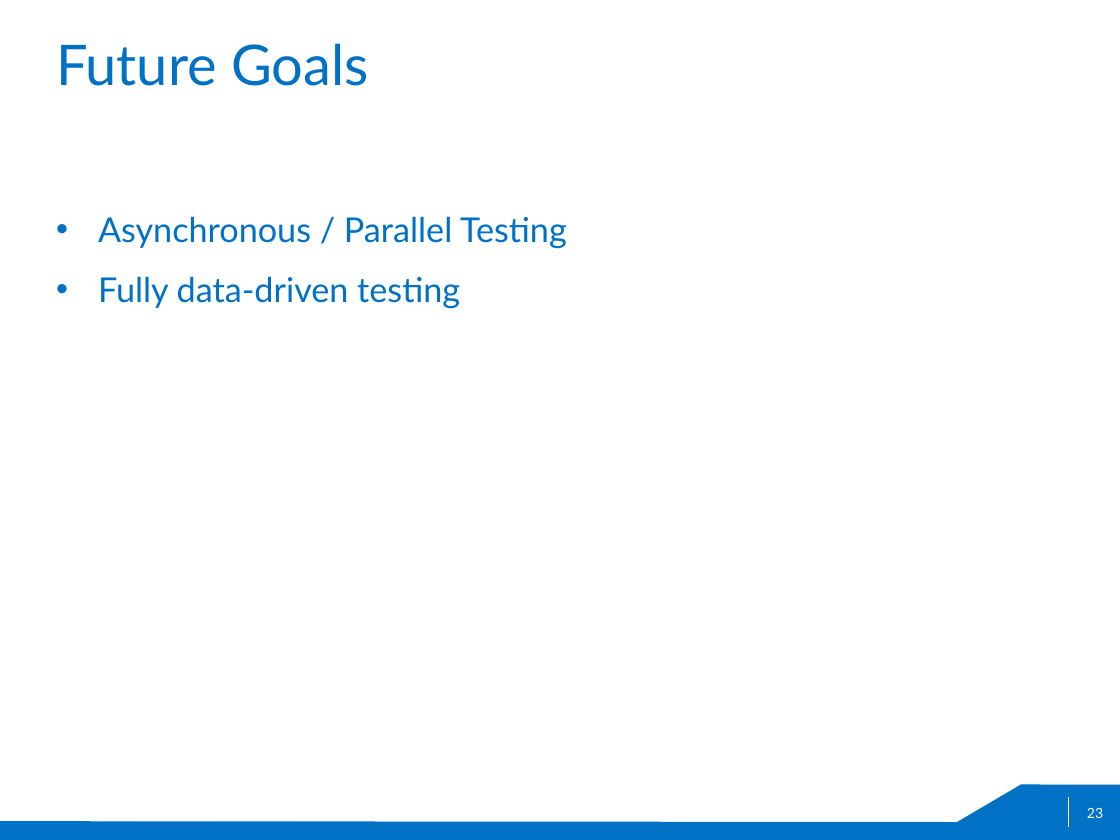
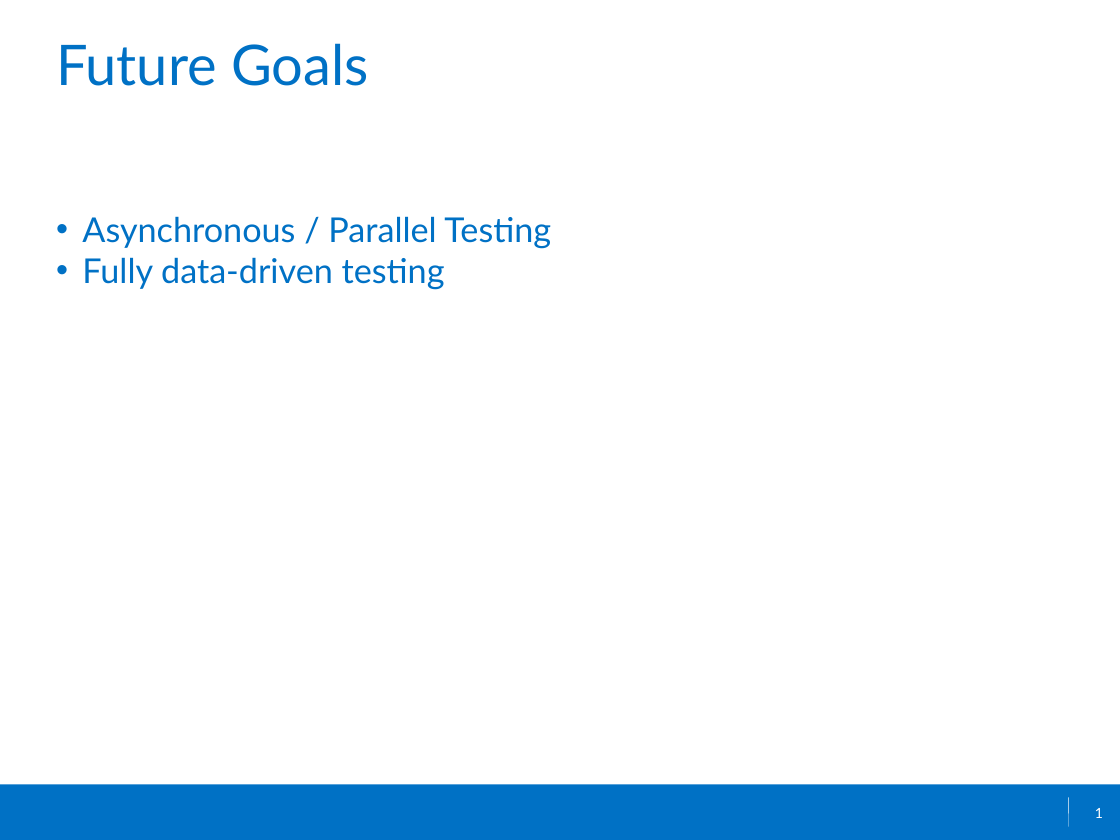
Before and after one commit to chinthakaak/jtest-report-writer, a slide deck: slide 1 of docs/Titanium Automation Architecutre.pptx (slide 23 before the commit). Drawn at 1120x840 pixels with LibreOffice and Linux fonts; fonts in the diff are those of the drawing; background and template pictures are left out. Boxes give left, top, right and bottom in pixels: in the first picture for what was removed or moved away, otherwise in the second. Text is boxed around its words. In the diff, an @@ line names an element or a change of style, - is before the commit and + after.

Commit message:
ppt

```diff
--- a/docs/Titanium Automation Architecutre.pptx
+++ b/docs/Titanium Automation Architecutre.pptx
@@ text "Asynchronous / Parallel Testing" at bbox=[82, 216, 551, 290]: indent changed; less space between paragraphs @@
@@ freeform shape removed at bbox=[0, 784, 1120, 840] @@
@@ rectangle added at bbox=[0, 784, 1120, 840], fill #0071C5 @@
@@ line (1068, 797) - (1068, 827): stroke #FFFFFF 0.25 pt to #FFFFFF 0.26 pt @@
@@ page number at bbox=[1095, 808, 1103, 818]: text changed @@
-23
+1
```
Also in this commit, not shown: 23 slides removed.
